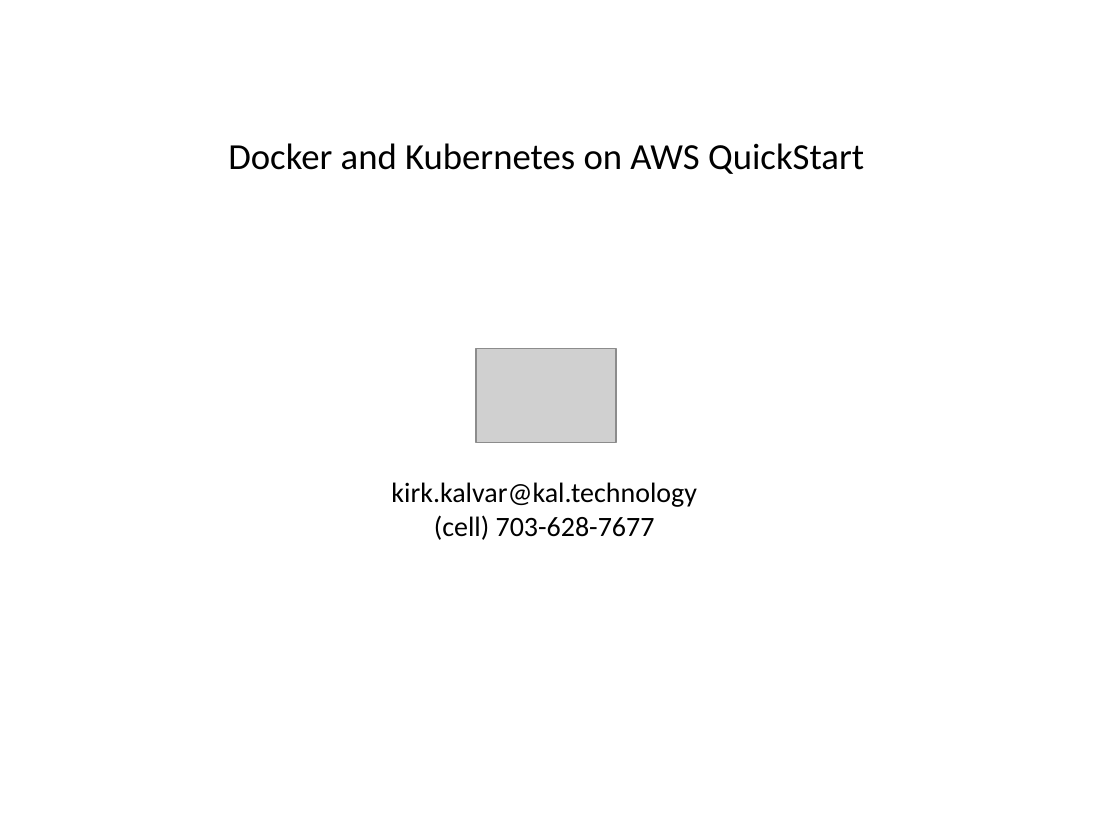
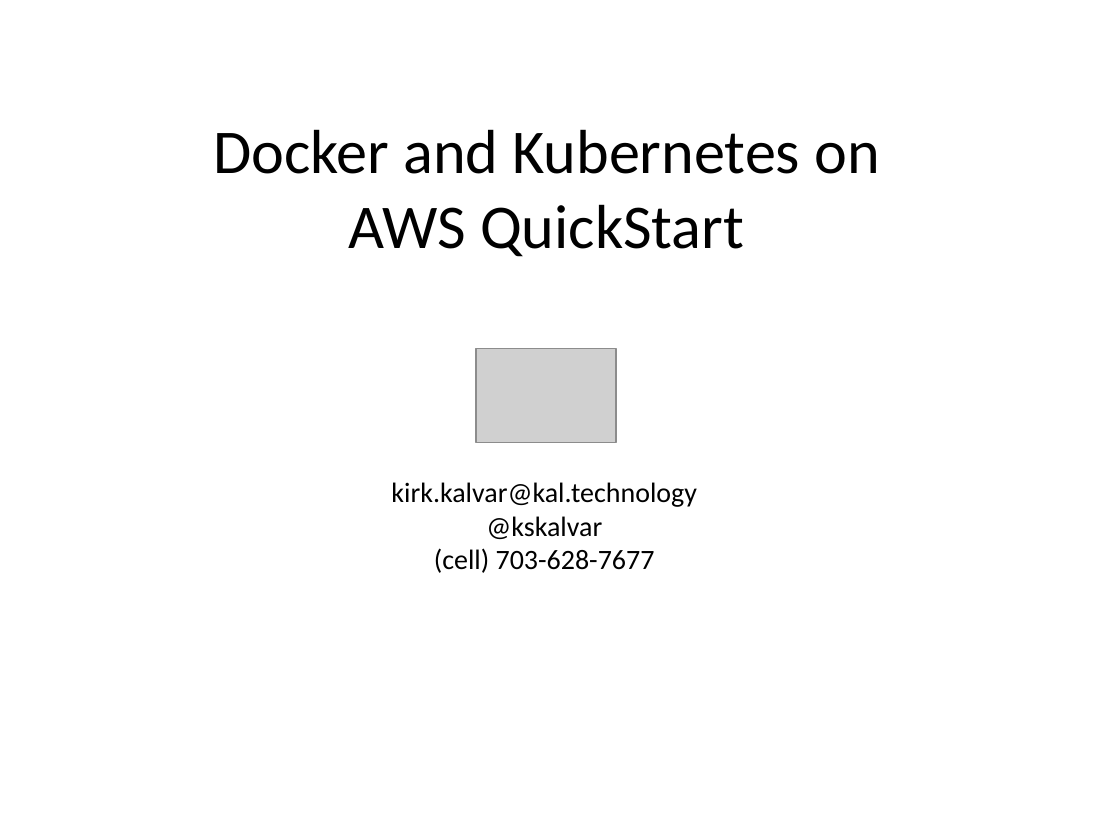
Before and after one commit to kskalvar/kubernetes-aws, a slide deck: slide 1 of docs/Docker-and-Kubernetes-on-AWS-QuickStart.pptx. Drawn at 1120x840 pixels with LibreOffice and Linux fonts; fonts in the diff are those of the drawing; grey boxes stand for pictures. Boxes give left, top, right and bottom in pixels: in the first picture for what was removed or moved away, otherwise in the second. Text is boxed around its words. In the diff, an @@ line names an element or a change of style, - is before the commit and + after.

```diff
--- a/docs/Docker-and-Kubernetes-on-AWS-QuickStart.pptx
+++ b/docs/Docker-and-Kubernetes-on-AWS-QuickStart.pptx
@@ text "Docker and Kubernetes on AWS ..." at <box>213,129,879,257</box>: size 23.6 to 40 pt; line spacing 0.8 to 1 @@
@@ text at <box>486,516,602,539</box>: paragraph added @@
+@kskalvar
```
Also in this commit, not shown: 5 other slides changed, 3 other files.
